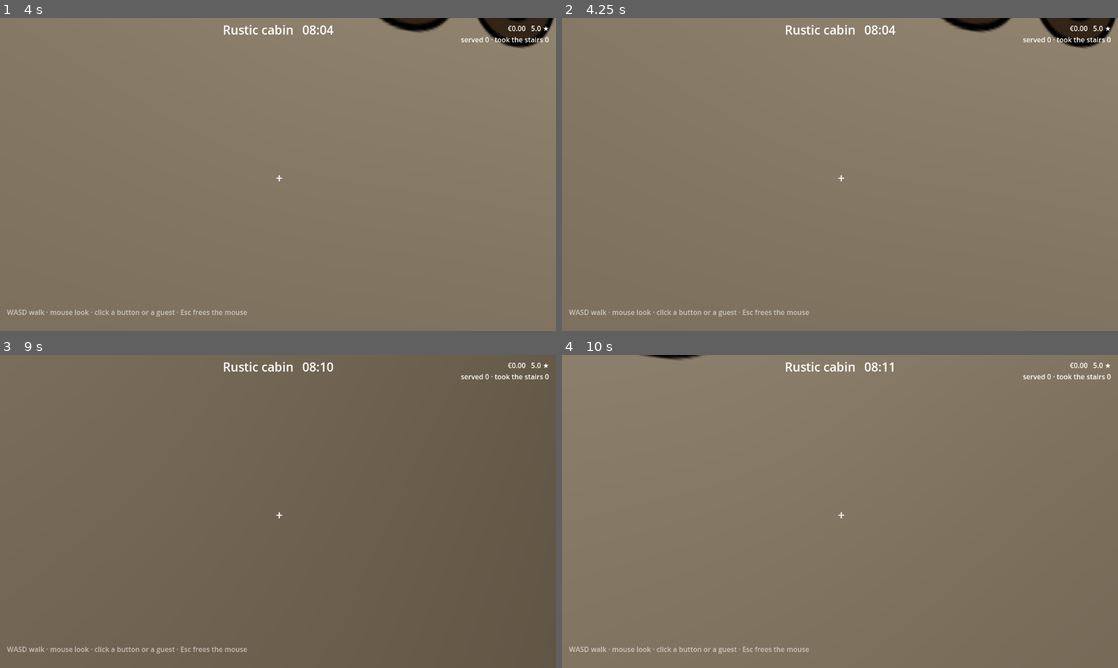
Above: before the commit, frames 1-4 (two rows, left to right).
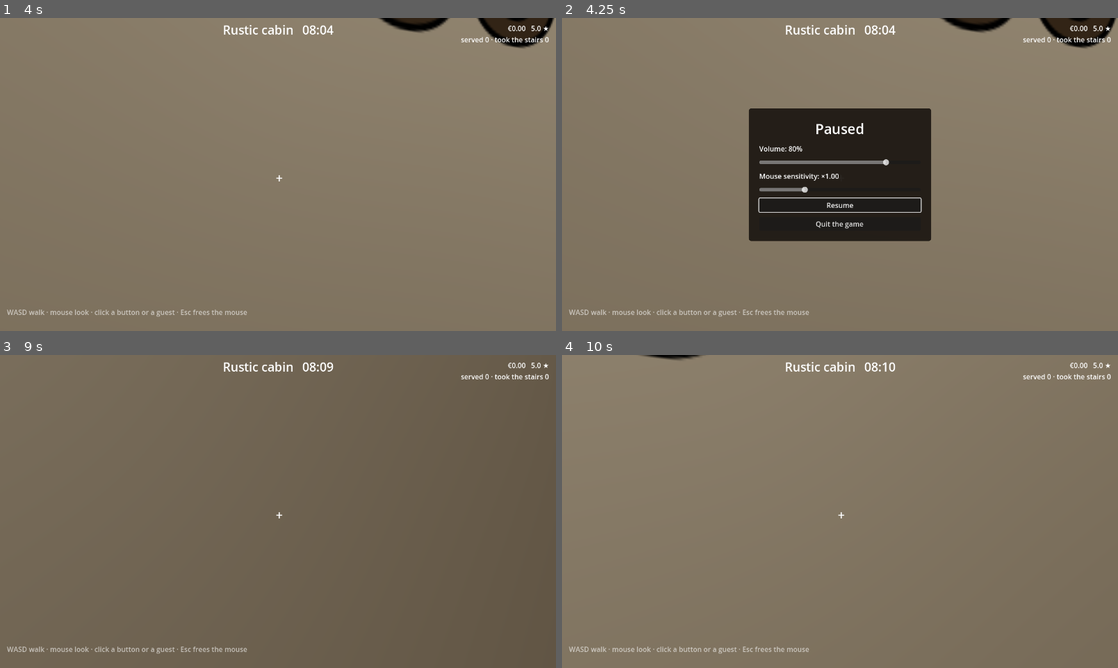
Above: after the commit, the same moments.

Repository: D-Klaassen/elevator-piccolo
Game: Godot game, scene res://scenes/cabin_greybox.tscn
Two runs of this game, one before a commit and one after it. Both use one fixed random seed, a clock stepped at 60 frames per second and the inputs below.
Inputs (mouse positions are in pixels of both pictures, inside the frame that each line leads up to):
- Up to frame 1 (4 s): tap A (move_left) every 0.75 s from 0.5 to 3.5 s; move the mouse to (305, 174) at 0.52 s; hold W (move_forward) from 0.53 s (still down); tap 1 every 0.75 s from 0.6 to 3.6 s; click (305, 174) at 0.67 s; move the mouse to (250, 174) at 1.27 s; click (250, 174) at 1.42 s; move the mouse to (289, 168) at 2.02 s; click (289, 168) at 2.17 s; move the mouse to (272, 180) at 2.77 s; click (272, 180) at 2.92 s; move the mouse to (316, 177) at 3.52 s; click (316, 177) at 3.67 s
- Up to frame 2 (4.25 s): keep holding W (move_forward); tap Escape (ui_cancel) at 4.15 s
- Up to frame 3 (9 s): release W (move_forward) at 4.25 s; click (278, 542) at 4.25 s, where only the run after the commit has a clickable "Resume"; tap A (move_left) at 5 s; move the mouse to (233, 508) at 5.02 s; hold W (move_forward) 5.03-6.53 s; tap 1 every 0.75 s from 5.1 to 8.85 s; click (233, 508) at 5.17 s; move the mouse to (283, 511) at 5.77 s; click (283, 511) at 5.92 s; move the mouse to (255, 505) at 6.52 s; hold D (move_right) 6.53-7.28 s; click (255, 505) at 6.67 s; move the mouse to (305, 511) at 7.27 s; hold W (move_forward) from 7.28 s (still down); click (305, 511) at 7.42 s; move the mouse to (250, 511) at 8.02 s; click (250, 511) at 8.17 s; move the mouse to (289, 505) at 8.77 s; click (289, 505) at 8.92 s
- Up to frame 4 (10 s): move the mouse to (834, 517) at 9.52 s; release W (move_forward) at 9.53 s; hold A (move_left) from 9.53 s (still down); tap 1 at 9.6 s; click (834, 517) at 9.67 s

Frame 1 is identical in both runs. In frame 2, 14% of the frame differs, in the area x 33-67%, y 28-72%; in frame 3, less than 0.1%; in frame 4, less than 0.1%.

Commit message:
Add a pause menu with volume and mouse sensitivity settings, also in the staff room

Diff:
--- a/scripts/cabin_greybox.gd
+++ b/scripts/cabin_greybox.gd
@@ -4,6 +4,7 @@
 ## guests, the shift and a minimal HUD.
 ## Every shift loads the saved career, fits the cab with the upgrades bought, and saves the
 ## career again once the shift is over. Between shifts you go through the staff room.
+## Esc pauses the shift and opens the settings.
 
 const HALL_WIDTH := 6.0
 const HALL_DEPTH := 4.0
@@ -17,6 +18,9 @@
 var _report: ShiftReport
 var _staff_room: StaffRoom
 var _end_screen: EndScreen
+var _settings_menu: SettingsMenu
+var _settings: Settings
+var _player: Player
 var _replies: ReplyChoices
 var _hint_timer: SceneTreeTimer
 var _shift: Shift
@@ -26,6 +30,8 @@
 
 func _ready() -> void:
 	_career = Career.load_saved()
+	_settings = Settings.load_saved()
+	_settings.apply_volume()
 	var hotel := _career.hotel_info()
 	_floors = hotel.floors
 	_build_environment()
@@ -61,7 +67,9 @@
 	player.name = "Player"
 	player.position = Vector3(0, 0.05, -0.3)
 	player.rotation_degrees.y = 180.0 # face the doors (+Z)
+	player.mouse_sensitivity = _settings.mouse_sensitivity
 	add_child(player)
+	_player = player
 
 	_build_hud()
 	elevator.hint.connect(_show_hint)
@@ -215,6 +223,15 @@
 	_end_screen.back.connect(_on_continued)
 	hud.add_child(_end_screen)
 
+	_settings_menu = SettingsMenu.new()
+	_settings_menu.name = "SettingsMenu"
+	_settings_menu.settings = _settings
+	_settings_menu.pause_requested.connect(_on_pause_requested)
+	_settings_menu.changed.connect(_on_settings_changed)
+	_settings_menu.closed.connect(_on_settings_closed)
+	_staff_room.settings_opened.connect(_on_staff_room_settings)
+	hud.add_child(_settings_menu)
+
 
 func _on_looking_at_changed(text: String) -> void:
 	_looking_label.text = text
@@ -264,6 +281,30 @@
 	get_tree().reload_current_scene()
 
 
+func _on_pause_requested() -> void:
+	get_tree().paused = true
+	Input.mouse_mode = Input.MOUSE_MODE_VISIBLE
+	_settings_menu.open(true)
+
+
+func _on_staff_room_settings() -> void:
+	_staff_room.hide()
+	_settings_menu.open(false)
+
+
+func _on_settings_changed() -> void:
+	_player.mouse_sensitivity = _settings.mouse_sensitivity
+
+
+## Back to the staff room if it opened the menu, otherwise back to the shift.
+func _on_settings_closed() -> void:
+	if _shift.is_over:
+		_staff_room.show_for(_career)
+		return
+	get_tree().paused = false
+	Input.mouse_mode = Input.MOUSE_MODE_CAPTURED
+
+
 func _save_career() -> void:
 	var error := _career.save()
 	if error != OK:
--- a/scripts/player.gd
+++ b/scripts/player.gd
@@ -1,12 +1,16 @@
 class_name Player
 extends CharacterBody3D
 ## First-person player: WASD to walk, mouse to look, click to press (or talk to) what you look at.
+## Esc opens the pause menu ([SettingsMenu]), which frees the mouse.
 
 signal looking_at_changed(text: String)
 
 const SPEED := 2.5
 const MOUSE_SENSITIVITY := 0.002
 const REACH := 2.0
+
+## Multiplies [constant MOUSE_SENSITIVITY]; set from [member Settings.mouse_sensitivity].
+var mouse_sensitivity := 1.0
 
 var _camera: Camera3D
 var _ray: RayCast3D
@@ -56,16 +60,14 @@
 
 func _unhandled_input(event: InputEvent) -> void:
 	if event is InputEventMouseMotion and Input.mouse_mode == Input.MOUSE_MODE_CAPTURED:
-		rotate_y(-event.relative.x * MOUSE_SENSITIVITY)
-		_camera.rotate_x(-event.relative.y * MOUSE_SENSITIVITY)
+		rotate_y(-event.relative.x * MOUSE_SENSITIVITY * mouse_sensitivity)
+		_camera.rotate_x(-event.relative.y * MOUSE_SENSITIVITY * mouse_sensitivity)
 		_camera.rotation.x = clampf(_camera.rotation.x, -1.4, 1.4)
 	elif event is InputEventMouseButton and event.pressed and event.button_index == MOUSE_BUTTON_LEFT:
 		if Input.mouse_mode != Input.MOUSE_MODE_CAPTURED:
 			Input.mouse_mode = Input.MOUSE_MODE_CAPTURED
 		elif _looking_at and _looking_at.has_method("press"):
 			_looking_at.press()
-	elif event.is_action_pressed("ui_cancel"):
-		Input.mouse_mode = Input.MOUSE_MODE_VISIBLE
 
 
 func _physics_process(delta: float) -> void:
--- /dev/null
+++ b/scripts/settings.gd
@@ -0,0 +1,45 @@
+class_name Settings
+extends RefCounted
+## The player's settings: volume and mouse sensitivity. Saved apart from the career, so a
+## new career keeps them, and loaded at the start of every shift.
+
+const DEFAULT_PATH := "user://settings.cfg"
+const MIN_SENSITIVITY := 0.25
+const MAX_SENSITIVITY := 3.0
+
+## Where the settings are saved. Tests point this at a temporary file so they never touch
+## the real settings.
+static var save_path := DEFAULT_PATH
+
+## From 0 (silent) to 1 (full volume).
+var volume := 0.8:
+	set(value):
+		volume = clampf(value, 0.0, 1.0)
+## Multiplies [constant Player.MOUSE_SENSITIVITY].
+var mouse_sensitivity := 1.0:
+	set(value):
+		mouse_sensitivity = clampf(value, MIN_SENSITIVITY, MAX_SENSITIVITY)
+
+
+## The saved settings, or the defaults if there is no save yet.
+static func load_saved() -> Settings:
+	var settings := Settings.new()
+	var file := ConfigFile.new()
+	if file.load(save_path) != OK:
+		return settings
+	settings.volume = file.get_value("settings", "volume", settings.volume)
+	settings.mouse_sensitivity = file.get_value("settings", "mouse_sensitivity", settings.mouse_sensitivity)
+	return settings
+
+
+func save() -> Error:
+	var file := ConfigFile.new()
+	file.set_value("settings", "volume", volume)
+	file.set_value("settings", "mouse_sensitivity", mouse_sensitivity)
+	return file.save(save_path)
+
+
+## Sets the master bus to [member volume], muted at 0.
+func apply_volume() -> void:
+	AudioServer.set_bus_mute(0, volume <= 0.0)
+	AudioServer.set_bus_volume_db(0, linear_to_db(volume) if volume > 0.0 else -80.0)
--- /dev/null
+++ b/scripts/settings_menu.gd
@@ -0,0 +1,126 @@
+class_name SettingsMenu
+extends PanelContainer
+## The settings panel: sliders for the volume and the mouse sensitivity, saved as soon as
+## they move. During a shift Esc opens it as the pause menu, and Esc or Resume closes it
+## again; the staff room opens it with its Settings button.
+
+## Esc was pressed during a shift while the menu was closed.
+signal pause_requested
+signal closed
+signal changed
+
+var settings: Settings
+
+var _title: Label
+var _volume: HSlider
+var _volume_label: Label
+var _sensitivity: HSlider
+var _sensitivity_label: Label
+var _close: Button
+
+
+func _ready() -> void:
+	process_mode = Node.PROCESS_MODE_ALWAYS # works while the game is paused
+	set_anchors_and_offsets_preset(Control.PRESET_CENTER)
+	grow_horizontal = Control.GROW_DIRECTION_BOTH
+	grow_vertical = Control.GROW_DIRECTION_BOTH
+	custom_minimum_size = Vector2(420, 0)
+	var style := StyleBoxFlat.new()
+	style.bg_color = Color(0.12, 0.1, 0.08, 0.95)
+	style.set_corner_radius_all(6)
+	style.set_content_margin_all(24)
+	add_theme_stylebox_override("panel", style)
+
+	var box := VBoxContainer.new()
+	box.add_theme_constant_override("separation", 12)
+	add_child(box)
+
+	_title = Label.new()
+	_title.add_theme_font_size_override("font_size", 32)
+	_title.horizontal_alignment = HORIZONTAL_ALIGNMENT_CENTER
+	box.add_child(_title)
+
+	_volume_label = Label.new()
+	box.add_child(_volume_label)
+	_volume = _slider("Volume", 0.0, 1.0, 0.05)
+	_volume.value_changed.connect(_on_volume_changed)
+	box.add_child(_volume)
+
+	_sensitivity_label = Label.new()
+	box.add_child(_sensitivity_label)
+	_sensitivity = _slider("MouseSensitivity", Settings.MIN_SENSITIVITY, Settings.MAX_SENSITIVITY, 0.05)
+	_sensitivity.value_changed.connect(_on_sensitivity_changed)
+	box.add_child(_sensitivity)
+
+	_close = Button.new()
+	_close.name = "Close"
+	_close.pressed.connect(close)
+	box.add_child(_close)
+
+	var quit := Button.new()
+	quit.name = "Quit"
+	quit.text = "Quit the game"
+	quit.pressed.connect(func() -> void: get_tree().quit())
+	box.add_child(quit)
+	hide()
+
+
+func _slider(slider_name: String, from: float, to: float, step: float) -> HSlider:
+	var slider := HSlider.new()
+	slider.name = slider_name
+	slider.min_value = from
+	slider.max_value = to
+	slider.step = step
+	return slider
+
+
+func _unhandled_input(event: InputEvent) -> void:
+	if not event.is_action_pressed("ui_cancel"):
+		return
+	if visible:
+		close()
+		get_viewport().set_input_as_handled()
+	elif not get_tree().paused:
+		pause_requested.emit()
+		get_viewport().set_input_as_handled()
+
+
+## Opens the menu: as the pause menu during a shift ([param paused_shift]), or from the
+## staff room.
+func open(paused_shift: bool) -> void:
+	_title.text = "Paused" if paused_shift else "Settings"
+	_close.text = "Resume" if paused_shift else "Back"
+	_volume.set_value_no_signal(settings.volume)
+	_sensitivity.set_value_no_signal(settings.mouse_sensitivity)
+	_update_labels()
+	show()
+	_close.grab_focus()
+
+
+func close() -> void:
+	hide()
+	closed.emit()
+
+
+func _on_volume_changed(value: float) -> void:
+	settings.volume = value
+	settings.apply_volume()
+	_saved()
+
+
+func _on_sensitivity_changed(value: float) -> void:
+	settings.mouse_sensitivity = value
+	_saved()
+
+
+func _saved() -> void:
+	_update_labels()
+	var error := settings.save()
+	if error != OK:
+		push_error("Couldn't save the settings to %s: %s" % [Settings.save_path, error_string(error)])
+	changed.emit()
+
+
+func _update_labels() -> void:
+	_volume_label.text = "Volume: %d%%" % roundi(settings.volume * 100)
+	_sensitivity_label.text = "Mouse sensitivity: ×%.2f" % settings.mouse_sensitivity
--- a/scripts/staff_room.gd
+++ b/scripts/staff_room.gd
@@ -10,6 +10,7 @@
 signal moved
 signal finished
 signal started
+signal settings_opened
 
 var _career: Career
 var _title: Label
@@ -59,6 +60,12 @@
 	_start.text = "Start the shift"
 	_start.pressed.connect(started.emit)
 	box.add_child(_start)
+
+	var settings := Button.new()
+	settings.name = "Settings"
+	settings.text = "Settings"
+	settings.pressed.connect(settings_opened.emit)
+	box.add_child(settings)
 	hide()
 
 
--- a/tests/scene_test.gd
+++ b/tests/scene_test.gd
@@ -1,7 +1,7 @@
 extends SceneTree
 ## Base for headless scripted tests: loads the cabin scene and drives the cab through
 ## its own buttons, the way a player would. Tests extend this and override [method _run].
-## The career is saved to a temporary file, never to the player's real save.
+## The career and the settings are saved to temporary files, never to the player's own.
 
 var _failures := 0
 var _last_said := ""
@@ -51,10 +51,13 @@
 func _start() -> void:
 	Career.save_path = OS.get_temp_dir().path_join("elevator-piccolo-%s-%d.cfg" % [_name(), OS.get_process_id()])
 	DirAccess.remove_absolute(Career.save_path)
+	Settings.save_path = OS.get_temp_dir().path_join("elevator-piccolo-settings-%s-%d.cfg" % [_name(), OS.get_process_id()])
+	DirAccess.remove_absolute(Settings.save_path)
 	_load_scene(load("res://scenes/cabin_greybox.tscn").instantiate())
 	await physics_frame
 	await _run()
 	DirAccess.remove_absolute(Career.save_path)
+	DirAccess.remove_absolute(Settings.save_path)
 	_check_errors()
 	print("%s: %s" % [_name(), "PASS" if _failures == 0 else "%d FAILED" % _failures])
 	_quit(1 if _failures else 0)
--- /dev/null
+++ b/tests/settings_test.gd
@@ -0,0 +1,111 @@
+extends "res://tests/scene_test.gd"
+## Headless scripted test of the settings: Esc pauses the shift and opens them, the volume
+## and mouse sensitivity sliders take effect and are saved straight away, the next shift
+## picks them up, and the staff room opens them too.
+##
+## Run: tests/run.sh settings_test
+
+
+func _run() -> void:
+	_test_saving()
+	_shift.spawning = false
+	await _test_pause_menu()
+	await _test_next_shift()
+	await _test_staff_room()
+
+
+func _test_saving() -> void:
+	var s := Settings.load_saved()
+	_check(s.volume == 0.8 and s.mouse_sensitivity == 1.0, "without a save the settings are the defaults")
+	s.volume = 1.5
+	s.mouse_sensitivity = 10.0
+	_check(s.volume == 1.0 and s.mouse_sensitivity == Settings.MAX_SENSITIVITY, "they stay within their range")
+	s.volume = 0.0
+	s.apply_volume()
+	_check(AudioServer.is_bus_mute(0), "volume 0 mutes the game")
+	s.volume = 0.8
+	s.apply_volume()
+	_check(not AudioServer.is_bus_mute(0) and is_equal_approx(AudioServer.get_bus_volume_db(0), linear_to_db(0.8)), "and turning it up unmutes it")
+
+
+func _test_pause_menu() -> void:
+	var menu := _menu()
+	_check(not menu.visible and not paused, "the shift runs without the menu")
+	await _escape()
+	_check(menu.visible and paused, "Esc pauses the shift and opens the menu")
+	_check(_text(menu).contains("Paused") and (menu.find_child("Close", true, false) as Button).text == "Resume", "as the pause menu")
+	var minutes := _shift.minutes
+	await _wait_seconds(1.0)
+	_check(_shift.minutes == minutes, "the clock stands still")
+
+	_slider("Volume").value = 0.4
+	_check(is_equal_approx(AudioServer.get_bus_volume_db(0), linear_to_db(0.4)), "the volume slider sets the volume")
+	_check(_text(menu).contains("Volume: 40%"), "and shows it")
+	_slider("MouseSensitivity").value = 2.0
+	_check(_player().mouse_sensitivity == 2.0, "the sensitivity slider sets the mouse sensitivity")
+	_check(_text(menu).contains("Mouse sensitivity: ×2.00"), "and shows it")
+	var saved := Settings.load_saved()
+	_check(is_equal_approx(saved.volume, 0.4) and saved.mouse_sensitivity == 2.0, "both are saved straight away")
+
+	await _escape()
+	_check(not menu.visible and not paused, "Esc again closes the menu and the shift goes on")
+	await _escape()
+	(menu.find_child("Close", true, false) as Button).pressed.emit()
+	_check(not menu.visible and not paused, "and so does Resume")
+
+
+func _test_next_shift() -> void:
+	AudioServer.set_bus_volume_db(0, 0.0)
+	_load_scene(await _reload())
+	_shift.spawning = false
+	_check(_player().mouse_sensitivity == 2.0, "the next shift keeps the mouse sensitivity")
+	_check(is_equal_approx(AudioServer.get_bus_volume_db(0), linear_to_db(0.4)), "and the volume")
+
+
+func _test_staff_room() -> void:
+	_shift.minutes = Shift.END - 0.1
+	await _wait_until(func() -> bool: return _shift.is_over)
+	(_scene.find_child("ShiftReport", true, false).find_child("Continue", true, false) as Button).pressed.emit()
+	var room: StaffRoom = _scene.find_child("StaffRoom", true, false)
+	await _escape()
+	_check(room.visible and not _menu().visible, "Esc doesn't open the pause menu in the staff room")
+	(room.find_child("Settings", true, false) as Button).pressed.emit()
+	_check(_menu().visible and not room.visible and _text(_menu()).contains("Settings"), "its Settings button does")
+	_check(_slider("MouseSensitivity").value == 2.0, "showing the saved settings")
+	(_menu().find_child("Close", true, false) as Button).pressed.emit()
+	_check(room.visible and not _menu().visible and paused, "Back returns to the staff room, still between shifts")
+
+
+func _escape() -> void:
+	var event := InputEventAction.new()
+	event.action = "ui_cancel"
+	event.pressed = true
+	Input.parse_input_event(event)
+	await process_frame
+	await process_frame
+
+
+func _reload() -> Node3D:
+	var old_id := _scene.get_instance_id()
+	reload_current_scene()
+	await _wait_until(func() -> bool: return current_scene != null and current_scene.get_instance_id() != old_id and current_scene.is_node_ready())
+	return current_scene
+
+
+func _menu() -> SettingsMenu:
+	return _scene.find_child("SettingsMenu", true, false)
+
+
+func _slider(slider_name: String) -> HSlider:
+	return _menu().find_child(slider_name, true, false)
+
+
+func _player() -> Player:
+	return _scene.find_child("Player", true, false)
+
+
+func _text(node: Node) -> String:
+	var text := ""
+	for child in node.find_children("*", "Label", true, false):
+		text += (child as Label).text + "\n"
+	return text
Not shown, added: scripts/settings.gd.uid
Not shown, added: scripts/settings_menu.gd.uid
Not shown, added: tests/settings_test.gd.uid
Not shown, changed: README.md
